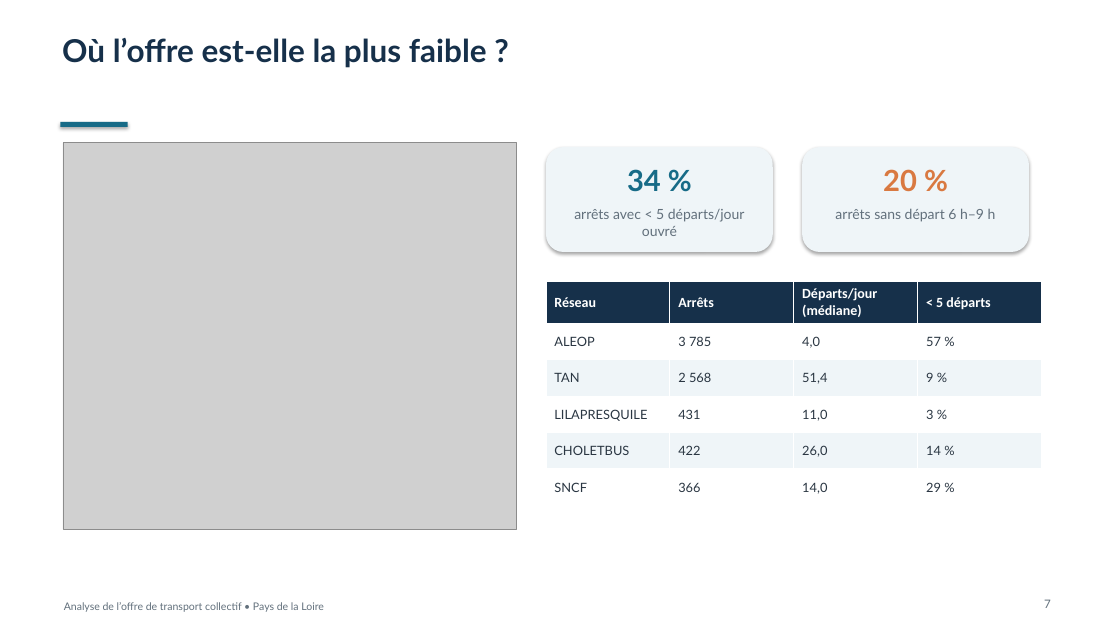
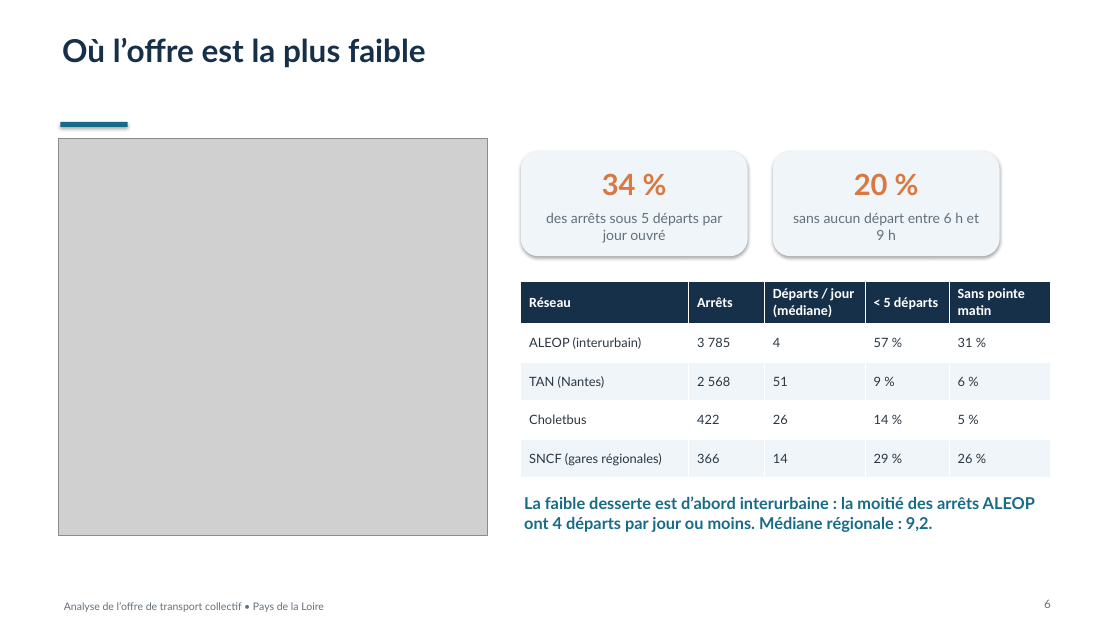
Before and after one commit to pat-pajero85/PROJET-FINAL-PATRICK, a slide deck: slide 6 of reports/presentation_analyse_mobilite.pptx (slide 7 before the commit). Drawn at 1120x630 pixels with LibreOffice and Linux fonts; fonts in the diff are those of the drawing; grey boxes stand for pictures. Boxes give left, top, right and bottom in pixels: in the first picture for what was removed or moved away, otherwise in the second. Text is boxed around its words. In the diff, an @@ line names an element or a change of style, - is before the commit and + after.

Commit message:
Présentation : profil horaire et type de jour recalculés sur la fenêtre valide
- profil_offre (étape 7) : départs par période horaire et type de jour sur
  les jours normaux de la fenêtre, grille complète (remplace H1/H2 de
  l'étape 4), figure etape7_profil_horaire.png et test
- generer_presentation.py lit uniquement etape7_offre_fenetre_valide.json :
  les diapositives H1/H2/H3 de l'étape 4 sont remplacées par le profil
  horaire ; audit, faible desserte, prévision vs réel et limites revus
- README et doc 09 complétés

```diff
--- a/reports/presentation_analyse_mobilite.pptx
+++ b/reports/presentation_analyse_mobilite.pptx
@@ text at box(62, 38, 426, 68): text changed @@
-Où l’offre est-elle la plus faible ?
+Où l’offre est la plus faible
@@ picture: place and size @@
-picture at box(63, 143, 517, 529)
+picture at box(59, 139, 487, 536)
@@ rounded rectangle: place and size @@
-rounded rectangle at box(546, 147, 773, 252)
+rounded rectangle at box(521, 151, 748, 256)
@@ text "34 %": place and size @@
-text "34 %" at box(627, 169, 661, 192)
+text "34 %" at box(602, 173, 636, 195)
@@ text "34 %" at box(602, 173, 636, 195): text colour #176B87 to #D97941 @@
@@ rounded rectangle: place and size @@
-rounded rectangle at box(802, 147, 1029, 252)
+rounded rectangle at box(773, 151, 1000, 256)
@@ text "20 %": place and size @@
-text "20 %" at box(883, 169, 917, 191)
+text "20 %" at box(854, 173, 888, 195)
@@ text at box(546, 213, 723, 243): text changed @@
-arrêts avec < 5 départs/jour ouvré
+des arrêts sous 5 départs par jour ouvré
@@ text at box(793, 213, 979, 240): text changed @@
-arrêts sans départ 6 h–9 h
+sans aucun départ entre 6 h et 9 h
@@ table at box(521, 281, 1050, 475) @@
-Réseau | Arrêts | Départs/jour / (médiane) | < 5 départs
-ALEOP | 3 785 | 4,0 | 57 %
-TAN | 2 568 | 51,4 | 9 %
-LILAPRESQUILE | 431 | 11,0 | 3 %
-CHOLETBUS | 422 | 26,0 | 14 %
-SNCF | 366 | 14,0 | 29 %
+Réseau | Arrêts | Départs / jour / (médiane) | < 5 départs | Sans pointe / matin
+ALEOP (interurbain) | 3 785 | 4 | 57 % | 31 %
+TAN (Nantes) | 2 568 | 51 | 9 % | 6 %
+Choletbus | 422 | 26 | 14 % | 5 %
+SNCF (gares régionales) | 366 | 14 | 29 % | 26 %
@@ table: place and size @@
-table at box(546, 281, 1044, 500)
+table at box(521, 281, 1050, 475)
@@ text added at box(524, 496, 1035, 532), 14 pt, text #176B87, bold @@
+La faible desserte est d’abord interurbaine : la moitié des arrêts ALEOP ont 4 départs par jour ou moins. Médiane régionale : 9,2.
@@ text at box(1044, 599, 1051, 608): text changed @@
-7
+6
```
Also in this commit, not shown: 5 other slides changed, 3 slides added, 3 slides removed, 7 other files.
